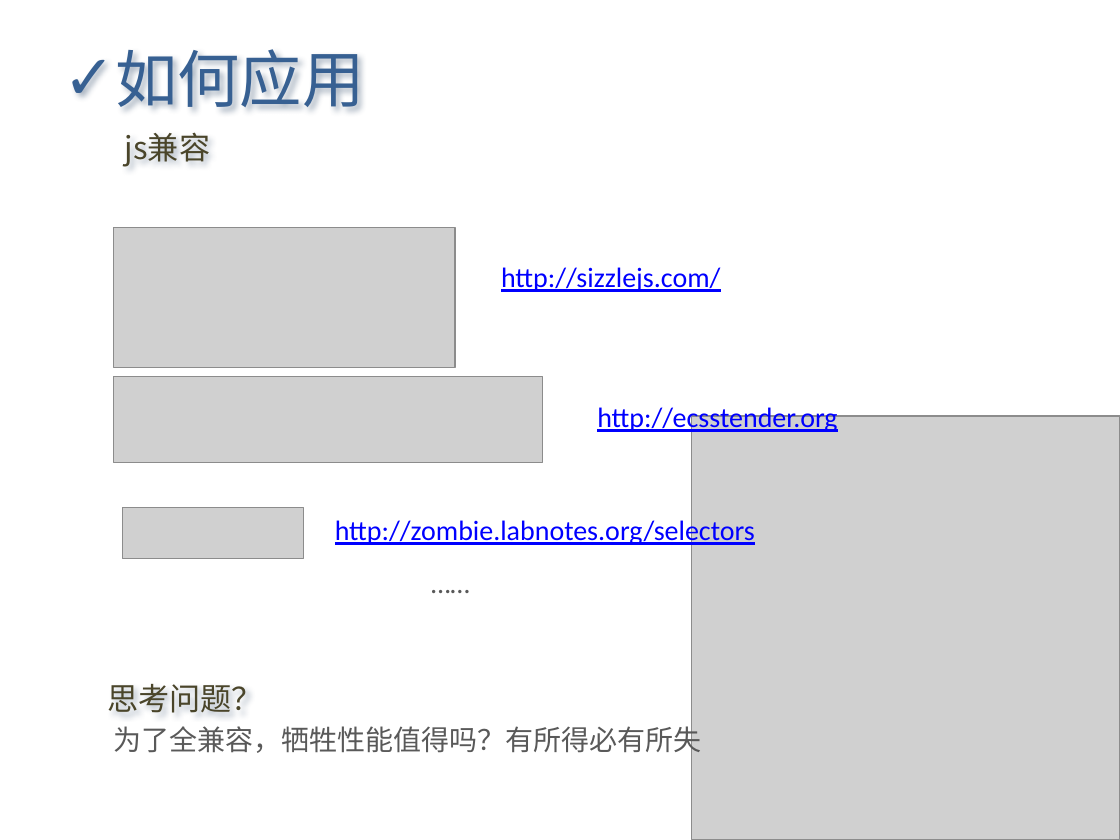
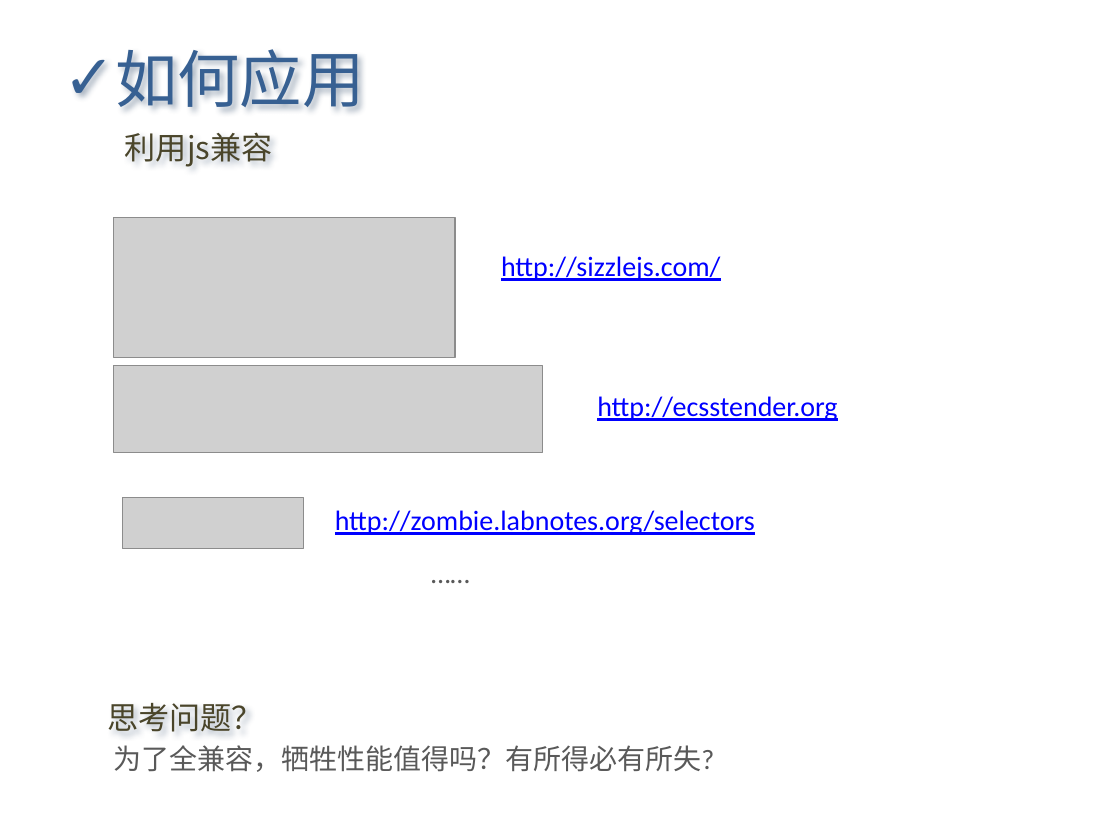
Before and after one commit to Letractively/feng33, a slide deck: slide 16 of ppt/css3知多少2011-06-23.pptx. Drawn at 1120x840 pixels with LibreOffice and Linux fonts; fonts in the diff are those of the drawing; grey boxes stand for pictures. Boxes give left, top, right and bottom in pixels: in the first picture for what was removed or moved away, otherwise in the second. Text is boxed around its words. In the diff, an @@ line names an element or a change of style, - is before the commit and + after.

```diff
--- a/ppt/css3知多少2011-06-23.pptx
+++ b/ppt/css3知多少2011-06-23.pptx
@@ text at (125, 133, 273, 167): text changed @@
-js兼容
+利用js兼容
@@ picture removed at (691, 417, 1120, 840) @@
@@ 4 texts, 3 pictures: place and size @@
-4 texts, 3 pictures at (114, 227, 837, 605)
+4 texts, 3 pictures at (114, 217, 837, 595)
@@ text "思考问题？": place and size @@
-text "思考问题？" at (107, 684, 263, 713)
+text "思考问题？" at (107, 703, 263, 732)
@@ text at (113, 745, 714, 772): text changed @@
-为了全兼容，牺牲性能值得吗？有所得必有所失
+为了全兼容，牺牲性能值得吗？有所得必有所失?
```
Also in this commit, not shown: 7 other slides changed, 2 slides added, 1 slide removed.
